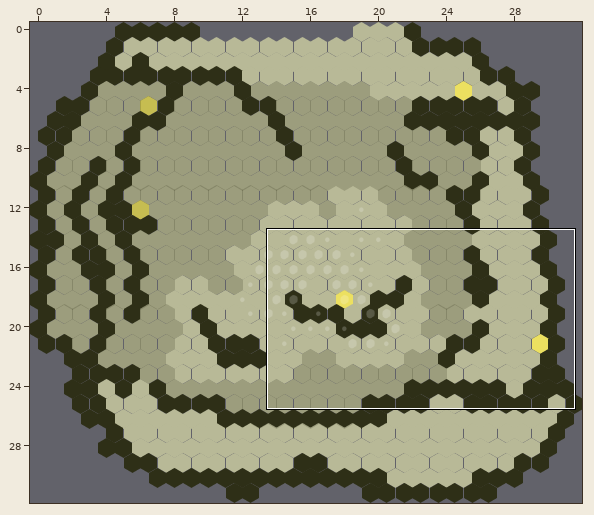
One commit to this Tiled map (JSON): maps/testmap.tmj. Above, an overview of the earlier version with the close-up marked.
Close-up. Before the edit:
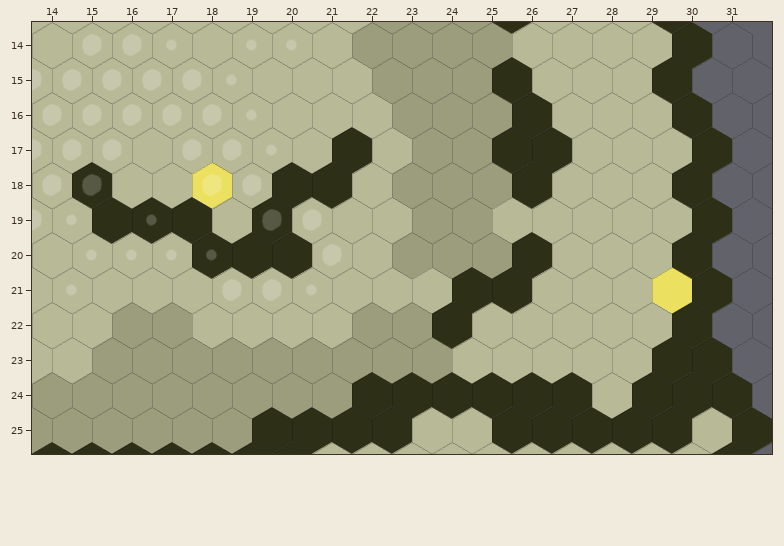
Cells are 60x70 px. Hexagonal. Every second row is shifted by half a cell. Shown: x 14..31, y 14..25. The commit also changed other parts of the map, which this record leaves out.
New version:
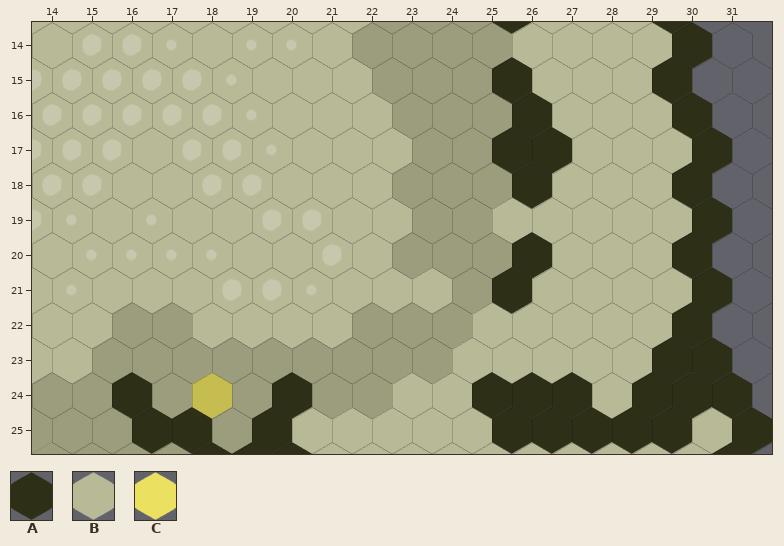
Key: from "simple-4x4": A 1, B 5, C 9.
_ is an empty cell.
Diff:
Layer "Floor":
The edit turns tile B into tile A in row 24 at x 16 and 20; in row 25 at x 16 to 17.
The edit turns tile A into tile B in row 17 at x 21; in row 18 at x 15 and 20 to 21; in row 19 at x 15 to 17 and 19; in row 20 at x 18 to 20; in rows 21 to 22 at x 24; in row 24 at x 22 to 24.
The edit turns tile A into tile B in row 25 at x 20 to 22.
The edit turns tile C into tile B in row 18 at x 18; in row 21 at x 29.
The edit turns tile B into tile C in row 24 at x 18.
